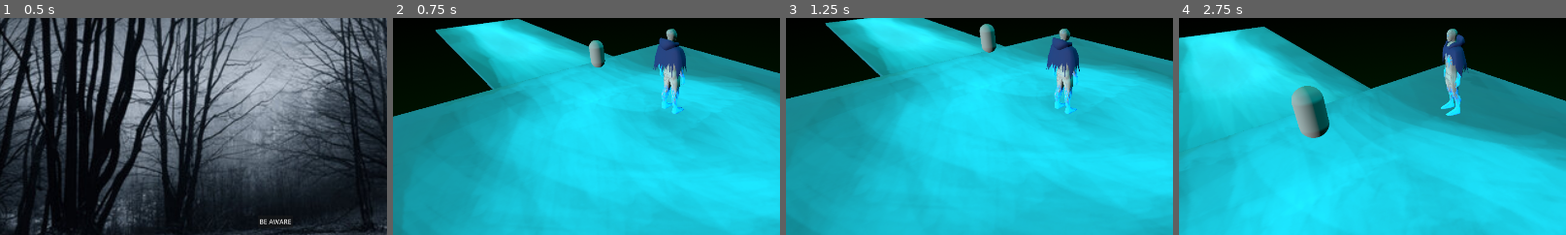
Above: before the commit, frames 1-4 (left to right).
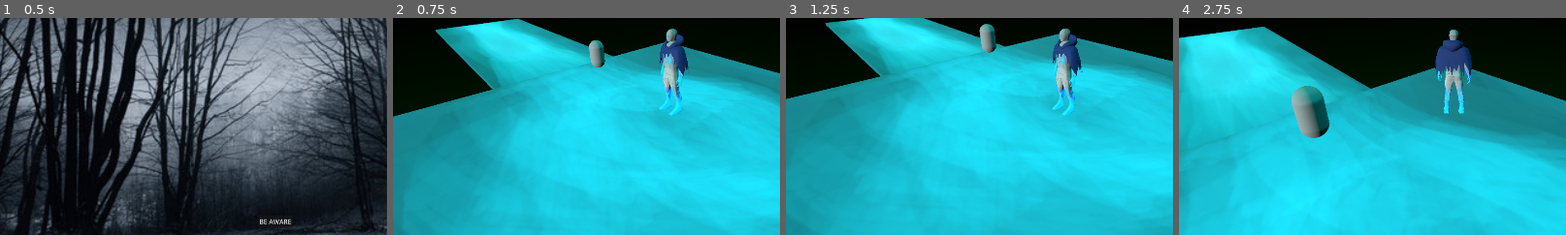
Above: after the commit, the same moments.

Repository: 1p22geo/AWARE_v0
Game: Godot game, scene res://scenes/UI/MainMenu/MainMenu.tscn
Two runs of this game, one before a commit and one after it. Both use one fixed random seed, a clock stepped at 60 frames per second and the inputs below.
Inputs (mouse positions are % of the whole screen's width and height, from its top left):
- Up to frame 1 (0.5 s): no input
- Up to frame 2 (0.75 s): click "BE AWARE" at 0.5 s
- Up to frame 3 (1.25 s): no input
- Up to frame 4 (2.75 s): tap Enter at 1.25 s; move the mouse to (45, 70) at 1.27 s; hold W (move_forward) 1.28-2 s; hold Shift 1.28-2 s; click (45, 70) at 1.42 s; tap Space (jump) at 1.52 s; drag from (80, 65) to (45, 70) at 2.02 s
The pictures show only the part of the screen within x 14-64%, y 30-80%; the shares and areas given below are measured in that part.

Frame 1 is identical in both runs. In frame 2, 1.4% of the frame differs, in the area x 67-77%, y 4-46%; in frame 3, 1.5%; in frame 4, 1.9%, in the area x 66-76%, y 4-46%.

Commit message:
fix: jimmy no longer looks at cursor

Diff:
--- a/scenes/Player/Player.tscn
+++ b/scenes/Player/Player.tscn
@@ -39,38 +39,37 @@
 shape = SubResource("CapsuleShape3D_puxyr")
 
 [node name="jimmy" parent="Player" instance=ExtResource("3_ved6o")]
-transform = Transform3D(-0.5, 0, -4.371139e-08, 0, 0.5, 0, 4.371139e-08, 0, -0.5, 0.056431293, -0.9649503, -0.14729017)
+transform = Transform3D(0.5, 0, 0, 0, 0.5, 0, 0, 0, 0.5, 0.056431293, -0.9649503, -0.14729017)
 
 [node name="Skeleton3D" parent="Player/jimmy/Armature" index="0"]
-bones/1/rotation = Quaternion(-0.052158184, 1.1904703e-07, -6.2177397e-09, 0.9986388)
-bones/2/rotation = Quaternion(0.10805712, -1.0526359e-14, 2.576282e-08, 0.9941447)
-bones/3/rotation = Quaternion(-0.0076493267, 1.4160854e-14, -1.8237418e-09, 0.99997073)
-bones/4/rotation = Quaternion(0.6618078, 0.06261775, 0.7376788, -0.117981106)
-bones/5/rotation = Quaternion(-0.025099225, -0.006763512, -0.14315554, 0.9893588)
-bones/7/rotation = Quaternion(-0.19375065, 0.014331134, -0.09099262, 0.9767169)
-bones/8/rotation = Quaternion(-0.24674745, -0.01512723, 0.0023963484, 0.9689588)
-bones/10/rotation = Quaternion(-0.22352104, 0.0011362428, -0.03417345, 0.9740993)
-bones/11/rotation = Quaternion(-0.18570809, -0.018828526, 0.030983018, 0.98193586)
-bones/13/rotation = Quaternion(-0.23794767, 0.00052047917, -0.02018251, 0.97106814)
-bones/14/rotation = Quaternion(-0.21320626, 0.017179837, 0.019103331, 0.9766694)
-bones/16/rotation = Quaternion(-0.30553818, -0.032863956, 0.045302648, 0.95053357)
-bones/17/rotation = Quaternion(-0.115530305, 0.0035443874, -0.021018513, 0.99307525)
-bones/20/rotation = Quaternion(-0.050314978, -0.00092153734, 0.12664805, 0.9906704)
-bones/21/rotation = Quaternion(0.01829075, 0.028990986, 0.16412617, 0.9858436)
-bones/23/rotation = Quaternion(-0.66180795, 0.062617816, 0.7376786, 0.11798124)
-bones/24/rotation = Quaternion(-0.025099393, 0.006763529, 0.14315571, 0.9893588)
-bones/25/rotation = Quaternion(-0.018811401, -0.0067441813, -0.11769698, 0.99284846)
-bones/26/rotation = Quaternion(-0.19375066, -0.014331142, 0.09099266, 0.97671676)
-bones/27/rotation = Quaternion(-0.24674745, 0.015127214, -0.0023963314, 0.9689588)
-bones/29/rotation = Quaternion(-0.223521, -0.0011362528, 0.034173466, 0.9740992)
-bones/30/rotation = Quaternion(-0.18570803, 0.01882852, -0.030983044, 0.98193586)
-bones/32/rotation = Quaternion(-0.23794763, -0.00052049675, 0.02018249, 0.97106814)
-bones/33/rotation = Quaternion(-0.21320625, -0.017179834, -0.019103339, 0.9766694)
-bones/35/rotation = Quaternion(-0.30553806, 0.032863934, -0.04530268, 0.9505336)
-bones/36/rotation = Quaternion(-0.115530394, -0.0035443432, 0.021018518, 0.99307525)
-bones/38/rotation = Quaternion(-0.19426307, -0.02704902, 0.2305482, 0.9530885)
-bones/40/rotation = Quaternion(0.018290775, -0.028991023, -0.16412628, 0.98584354)
-bones/41/rotation = Quaternion(-0.0016878825, 0.011480595, -0.13507587, 0.9907673)
+bones/1/rotation = Quaternion(-0.051891055, -0.10093901, -0.0052719824, 0.99352443)
+bones/2/rotation = Quaternion(0.10805712, -3.755624e-09, 2.5357554e-08, 0.9941447)
+bones/3/rotation = Quaternion(-0.0076493197, -3.790154e-09, -2.41471e-09, 0.99997073)
+bones/4/rotation = Quaternion(0.6618078, 0.06261775, 0.7376788, -0.11798109)
+bones/5/rotation = Quaternion(-0.025099235, -0.0067635262, -0.14315552, 0.9893588)
+bones/7/rotation = Quaternion(-0.19375065, 0.014331117, -0.09099262, 0.9767169)
+bones/8/rotation = Quaternion(-0.24674743, -0.01512722, 0.0023963477, 0.9689588)
+bones/10/rotation = Quaternion(-0.22352105, 0.0011362577, -0.03417346, 0.9740993)
+bones/11/rotation = Quaternion(-0.1857081, -0.018828537, 0.030983029, 0.98193586)
+bones/13/rotation = Quaternion(-0.23794767, 0.0005204623, -0.020182503, 0.97106814)
+bones/14/rotation = Quaternion(-0.21320623, 0.017179826, 0.019103339, 0.9766694)
+bones/16/rotation = Quaternion(-0.30553818, -0.03286395, 0.045302637, 0.95053357)
+bones/17/rotation = Quaternion(-0.11553031, 0.0035443793, -0.021018505, 0.99307525)
+bones/20/rotation = Quaternion(-0.05031498, -0.0009215491, 0.12664805, 0.9906704)
+bones/21/rotation = Quaternion(0.018290775, 0.028990965, 0.16412617, 0.9858436)
+bones/24/rotation = Quaternion(-0.02509939, 0.00676353, 0.14315572, 0.9893588)
+bones/25/rotation = Quaternion(-0.018811403, -0.006744185, -0.11769698, 0.99284846)
+bones/26/rotation = Quaternion(-0.19375065, -0.014331132, 0.090992674, 0.97671676)
+bones/27/rotation = Quaternion(-0.24674745, 0.015127215, -0.0023963386, 0.9689588)
+bones/29/rotation = Quaternion(-0.22352101, -0.00113625, 0.034173466, 0.9740992)
+bones/30/rotation = Quaternion(-0.18570803, 0.018828515, -0.030983044, 0.98193586)
+bones/32/rotation = Quaternion(-0.23794763, -0.00052048714, 0.020182494, 0.97106814)
+bones/33/rotation = Quaternion(-0.21320625, -0.017179832, -0.019103343, 0.9766694)
+bones/35/rotation = Quaternion(-0.30553806, 0.03286394, -0.045302674, 0.9505336)
+bones/36/rotation = Quaternion(-0.115530394, -0.0035443478, 0.021018516, 0.99307525)
+bones/38/rotation = Quaternion(-0.19426307, -0.027049031, 0.2305482, 0.9530885)
+bones/40/rotation = Quaternion(0.01829077, -0.028991014, -0.16412628, 0.98584354)
+bones/41/rotation = Quaternion(-0.0016878865, 0.011480595, -0.13507587, 0.9907673)
 bones/42/rotation = Quaternion(0.7780087, 0.04162853, 0.6257548, -0.037423562)
 bones/43/rotation = Quaternion(0.001766128, 0.00027212157, 0.08358636, 0.99649894)
 bones/44/rotation = Quaternion(-0.15109019, 0.00516489, -0.6165762, 0.7726441)
@@ -83,16 +82,17 @@
 [node name="Cube" parent="Player/jimmy/Armature/Skeleton3D" index="0"]
 surface_material_override/0 = ExtResource("4_xcisb")
 
+[node name="AnimationTree" type="AnimationTree" parent="Player/jimmy"]
+advance_expression_base_node = NodePath("../AnimationPlayer")
+
 [node name="CameraRig" type="Node3D" parent="."]
 transform = Transform3D(1, 0, 0, 0, 1, 0, 0, 0, 1, 6.2063856, 0, 0)
 
 [node name="Camera3D" type="Camera3D" parent="CameraRig" node_paths=PackedStringArray("target")]
-transform = Transform3D(-4.371139e-08, -0.86602545, 0.49999997, 0, 0.49999997, 0.86602545, -1, 3.7855173e-08, -2.1855692e-08, -3.1827667, 5.502296, -0.118058205)
+transform = Transform3D(-4.371139e-08, -0.8660255, 0.49999988, 0, 0.49999988, 0.8660255, -1, 3.7855177e-08, -2.1855689e-08, -3.1827667, 5.502296, -0.118058205)
 current = true
-size = 12.576
+size = 26.168
 script = ExtResource("3_xcisb")
 target = NodePath("../../Player")
 
-[node name="AnimationTree" type="AnimationTree" parent="."]
-
 [editable path="Player/jimmy"]
--- a/src/core/MovementComponent.gd
+++ b/src/core/MovementComponent.gd
@@ -20,17 +20,10 @@
 
 func move(body: CharacterBody3D, delta: float):
 	# Only rotate if a look_target has been set.
-	if look_target != Vector3.ZERO:
-		var target_rot = atan2(
-			body.global_position.x - look_target.x,
-			body.global_position.z - look_target.z
-		)
 
-		body.rotation.y = lerp_angle(
-			body.rotation.y,
-			target_rot,
-			rotation_speed * delta
-		)
+
+
+
 
 	# Gravity
 	if not body.is_on_floor():
--- a/src/core/PlayerController.gd
+++ b/src/core/PlayerController.gd
@@ -40,6 +40,8 @@
 		direction += input_dir.x * basis.x
 		direction += input_dir.y * basis.z
 		direction = direction.normalized()
+		var target_angle = atan2(direction.x, direction.z)
+		body.rotation.y = lerp_angle(body.rotation.y, target_angle, 0.2)
 
 	movement.move_direction = direction
 	movement.move(body, delta)
